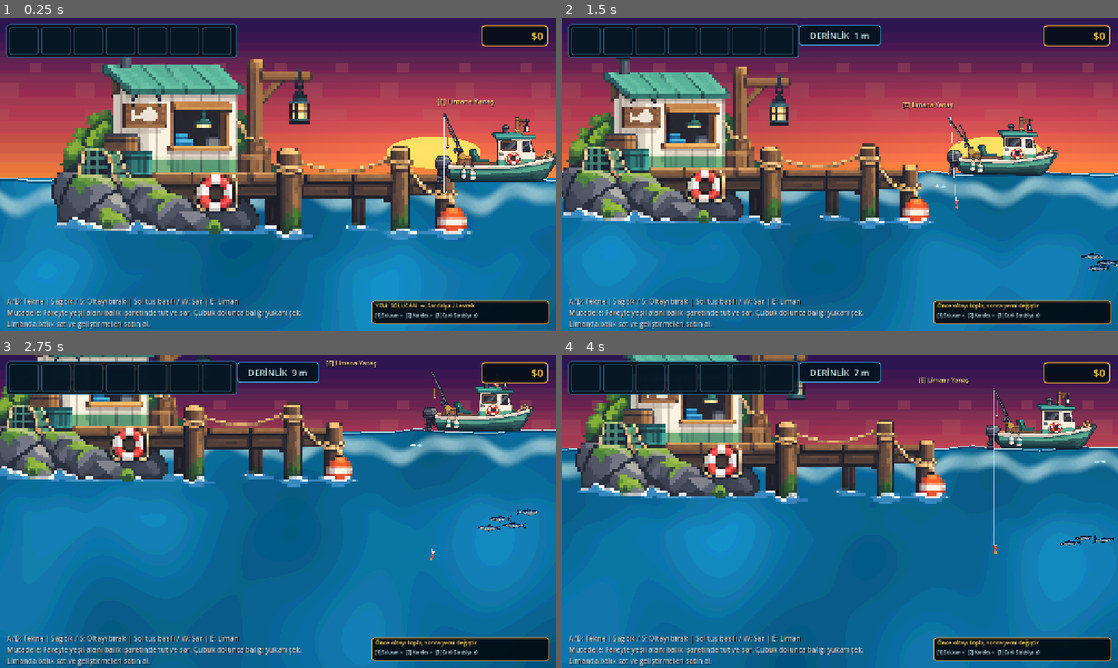
Above: before the commit, frames 1-4 (two rows, left to right).
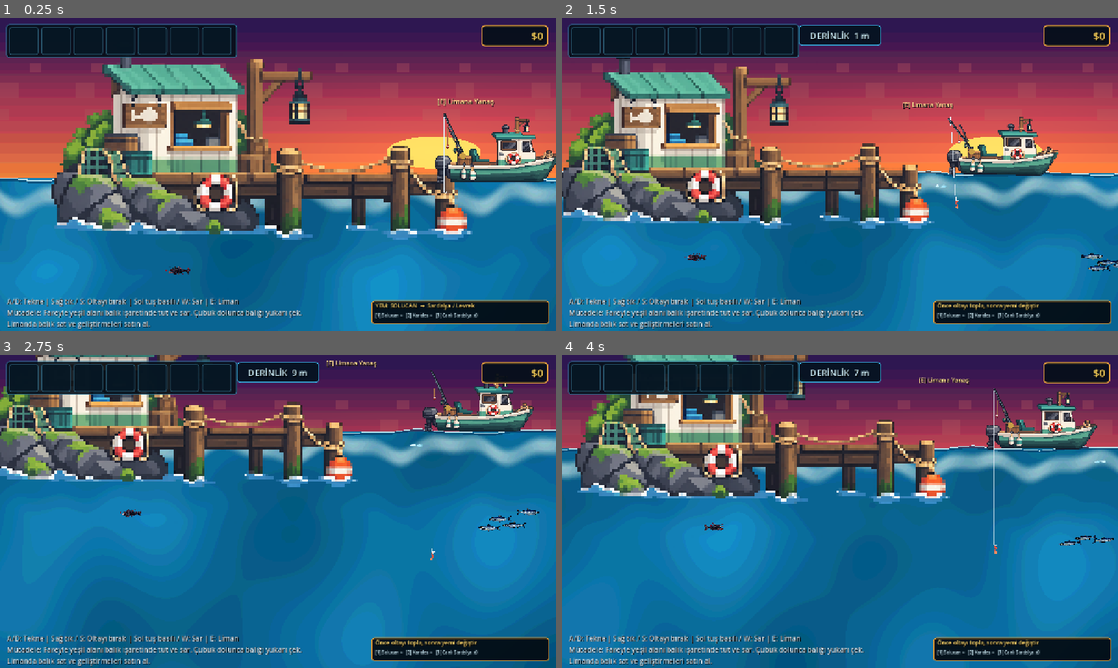
Above: after the commit, the same moments.

Repository: mirackayademir/TinyFisher
Game: Godot game, scene res://scenes/world.tscn
The game is run twice, just before and just after one commit, with the same random seed, the same clock (stepped at 60 frames per second) and the same inputs.
Inputs (mouse positions are in pixels of both pictures, inside the frame that each line leads up to):
- Up to frame 1 (0.25 s): no input
- Up to frame 2 (1.5 s): tap Enter at 0.5 s; move the mouse to (962, 158) at 0.52 s; hold D (move_right) 0.53-1.28 s; tap E (dock) at 0.6 s; click (962, 158) at 0.67 s; move the mouse to (728, 190) at 1.27 s; hold S from 1.28 s (still down); tap 1 at 1.35 s
- Up to frame 3 (2.75 s): move the mouse to (333, 442) at 2.02 s; release S at 2.03 s; hold D (move_right) from 2.03 s (still down); tap 2 at 2.1 s
- Up to frame 4 (4 s): move the mouse to (812, 574) at 2.77 s; release D (move_right) at 2.78 s; hold W 2.78-3.53 s; tap 3 at 2.85 s; click (812, 574) at 2.92 s; move the mouse to (1006, 558) at 3.52 s; hold A (move_left) from 3.53 s (still down); tap E (dock) at 3.6 s

The runs differ from the first frame. In frame 1, less than 0.1% of the frame differs, in the area x 29-35%, y 79-82%; in frame 2, less than 0.1%; in frame 3, 0.1%, in the area x 21-97%, y 48-57%; in frame 4, less than 0.1%.

Commit message:
Spawn Leviathan visual directly in shallow water for testing

Diff:
--- a/scenes/approved_fish_art.gd
+++ b/scenes/approved_fish_art.gd
@@ -1,41 +1,46 @@
 extends Node
 
-# Balık görsel düzeltmeleri + Leviathan test köprüsü.
-# Onaylı WebP dosyaları şu an bozuk olduğu için Godot başlangıçta decode hatası veriyordu.
-# Test sürecinde hatasız eski SVG texture'lara güvenli geri dönüş yapıyoruz.
-# Leviathan autoload yerelde eksik olsa bile bu çalışan autoload üzerinden runtime başlatılır.
+# Balik gorsel duzeltmeleri + Leviathan test gorseli.
+# Onayli WebP dosyalari bozuk oldugu icin mevcut SVG'lere guvenli geri donus yapilir.
+# Leviathan testi ise dogrudan Sprite2D olarak denize eklenir; fish.gd/autoload/boss
+# mantigina bagli degildir. Boylece once gorselin oyunda kesin gorundugunu dogrulariz.
 
 const KILIC_OLD: String = "res://assets/kilic_baligi.svg"
 const KOPEK_OLD: String = "res://assets/kopekbaligi.svg"
 const FENER_OLD: String = "res://assets/fener_baligi.svg"
+const LEVIATHAN_TEXTURE_PATH: String = "res://assets/leviathan.webp"
 
 const SCAN_INTERVAL: float = 0.10
 const BAIT_SCALE: Vector2 = Vector2(0.72, 0.72)
 const BAIT_HOOK_OFFSET: Vector2 = Vector2(3.5, 7.0)
 
-const LEVIATHAN_RUNTIME_SCRIPT: Script = preload("res://scenes/abyssal_leviathan_runtime.gd")
-const LEVIATHAN_TEST_MODE: bool = true
-const LEVIATHAN_TEST_DEPTH_Y: float = 600.0
-const LEVIATHAN_TEST_BOAT_OFFSET_X: float = 850.0
+# TEST: Baslangicta teknenin sol-alt tarafinda, ekranda gorunecek konum.
+const LEVIATHAN_TEST_OFFSET: Vector2 = Vector2(-360.0, 250.0)
+const LEVIATHAN_TEST_SCALE: Vector2 = Vector2(0.20, 0.20)
 
 var _scan_timer: float = 0.0
+var _time: float = 0.0
 var _kilic_approved: Texture2D = null
 var _kopek_approved: Texture2D = null
 var _fener_approved: Texture2D = null
+var _leviathan_texture: Texture2D = null
+var _leviathan_sprite: Sprite2D = null
+var _leviathan_origin: Vector2 = Vector2.ZERO
 
 
 func _ready() -> void:
 	process_mode = Node.PROCESS_MODE_ALWAYS
 	process_priority = 100
 	_load_safe_textures()
-	_ensure_leviathan_runtime()
+	_load_leviathan_texture()
 	_apply_to_current_scene()
 	_align_bait_to_hook()
 
 
 func _process(delta: float) -> void:
-	_ensure_leviathan_runtime()
-	_place_leviathan_for_test()
+	_time += delta
+	_ensure_leviathan_test()
+	_animate_leviathan_test()
 	_align_bait_to_hook()
 
 	_scan_timer -= delta
@@ -46,57 +51,72 @@
 
 
 func _load_safe_textures() -> void:
-	# Geçici güvenli fallback: bozuk WebP dosyalarını decode etmeye çalışma.
 	_kilic_approved = load(KILIC_OLD) as Texture2D
 	_kopek_approved = load(KOPEK_OLD) as Texture2D
 	_fener_approved = load(FENER_OLD) as Texture2D
 
 
-func _ensure_leviathan_runtime() -> void:
-	# project.godot yerelde eski kaldıysa RareFishSystem autoload olmayabilir.
-	# Böyle durumda bu autoload runtime'ı kendi altında tek kez başlatır.
-	var singleton: Node = get_node_or_null("/root/RareFishSystem")
-	if singleton != null:
-		return
-	if get_node_or_null("LeviathanRuntime") != null:
-		return
-
-	var runtime: Node = Node.new()
-	runtime.name = "LeviathanRuntime"
-	runtime.set_script(LEVIATHAN_RUNTIME_SCRIPT)
-	add_child(runtime)
-	print("LEVIATHAN RUNTIME TEST ICIN AKTIF")
-
-
-func _place_leviathan_for_test() -> void:
-	if not LEVIATHAN_TEST_MODE:
-		return
-	var root: Node = get_tree().current_scene
+func _load_leviathan_texture() -> void:
+	if _leviathan_texture != null:
+		return
+	if not ResourceLoader.exists(LEVIATHAN_TEXTURE_PATH):
+		push_error("LEVIATHAN TEST: texture bulunamadi: " + LEVIATHAN_TEXTURE_PATH)
+		return
+
+	_leviathan_texture = load(LEVIATHAN_TEXTURE_PATH) as Texture2D
+	if _leviathan_texture == null:
+		push_error("LEVIATHAN TEST: texture yuklenemedi: " + LEVIATHAN_TEXTURE_PATH)
+		return
+
+	print("LEVIATHAN TEST TEXTURE HAZIR: ", LEVIATHAN_TEXTURE_PATH)
+
+
+func _ensure_leviathan_test() -> void:
+	if is_instance_valid(_leviathan_sprite):
+		return
+
+	if _leviathan_texture == null:
+		_load_leviathan_texture()
+		if _leviathan_texture == null:
+			return
+
+	var root: Node2D = get_tree().current_scene as Node2D
 	if root == null:
 		return
 
-	var leviathan: Node2D = _find_node_recursive(root, "AbyssalLeviathan") as Node2D
-	if leviathan == null or leviathan.has_meta("shallow_test_placed"):
-		return
-
 	var boat: Node2D = root.get_node_or_null("Boat") as Node2D
-	var target_x: float = 1400.0
-	if boat != null:
-		target_x = boat.global_position.x + LEVIATHAN_TEST_BOAT_OFFSET_X
-
-	leviathan.global_position = Vector2(target_x, LEVIATHAN_TEST_DEPTH_Y)
-	leviathan.set_meta("shallow_test_placed", true)
-	print("LEVIATHAN TEST KONUMUNA TASINDI: ", leviathan.global_position)
-
-
-func _find_node_recursive(node: Node, target_name: String) -> Node:
-	if node.name == target_name:
-		return node
-	for child: Node in node.get_children():
-		var found: Node = _find_node_recursive(child, target_name)
-		if found != null:
-			return found
-	return null
+	if boat == null:
+		return
+
+	var existing: Sprite2D = root.get_node_or_null("LeviathanVisualTest") as Sprite2D
+	if existing != null:
+		_leviathan_sprite = existing
+		_leviathan_origin = existing.global_position
+		return
+
+	var sprite: Sprite2D = Sprite2D.new()
+	sprite.name = "LeviathanVisualTest"
+	sprite.texture = _leviathan_texture
+	sprite.texture_filter = CanvasItem.TEXTURE_FILTER_NEAREST
+	sprite.scale = LEVIATHAN_TEST_SCALE
+	sprite.z_index = 3
+	sprite.global_position = boat.global_position + LEVIATHAN_TEST_OFFSET
+	root.add_child(sprite)
+
+	_leviathan_sprite = sprite
+	_leviathan_origin = sprite.global_position
+	print("LEVIATHAN TEST DENIZE EKLENDI: ", _leviathan_origin)
+
+
+func _animate_leviathan_test() -> void:
+	if not is_instance_valid(_leviathan_sprite):
+		return
+
+	var wave_x: float = sin(_time * 0.55) * 120.0
+	var wave_y: float = sin(_time * 1.10) * 8.0
+	_leviathan_sprite.global_position = _leviathan_origin + Vector2(wave_x, wave_y)
+	_leviathan_sprite.rotation = sin(_time * 0.85) * 0.015
+	_leviathan_sprite.flip_h = cos(_time * 0.55) < 0.0
 
 
 func get_texture_for_fish(fish_type: String) -> Texture2D:
